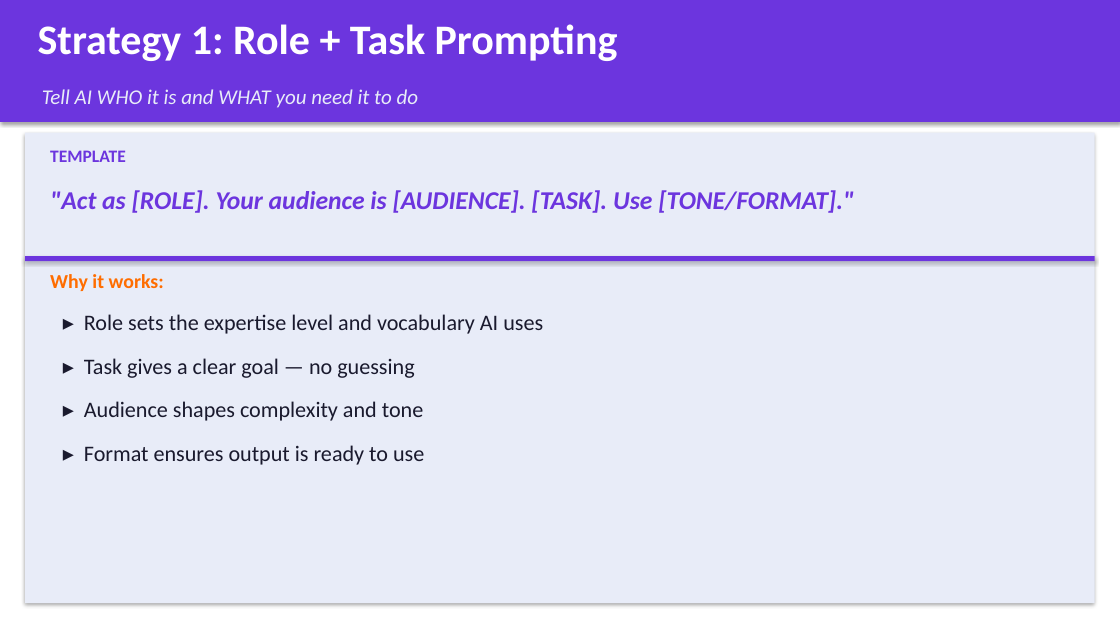
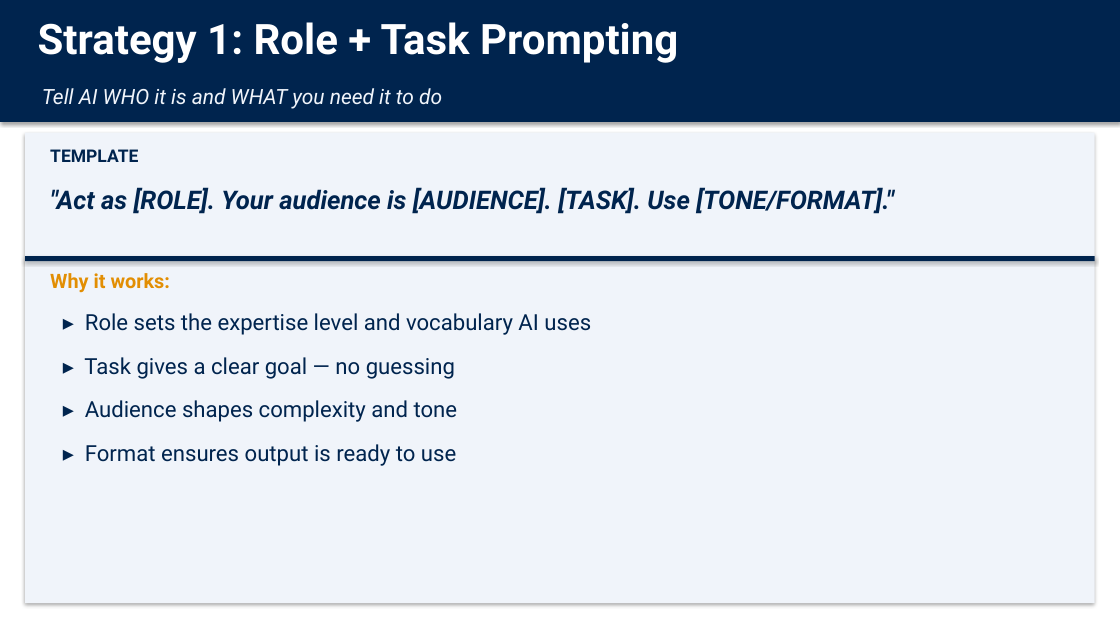
Before and after one commit to pegleg31/powerpoints, a slide deck: slide 17 of AI_Workshop_Presentation.pptx. Drawn at 1120x630 pixels with LibreOffice and Linux fonts; fonts in the diff are those of the drawing. Boxes give left, top, right and bottom in pixels: in the first picture for what was removed or moved away, otherwise in the second. Text is boxed around its words. In the diff, an @@ line names an element or a change of style, - is before the commit and + after.

```diff
--- a/AI_Workshop_Presentation.pptx
+++ b/AI_Workshop_Presentation.pptx
@@ rectangle at [0, 0, 1120, 122]: fill #6C35DE to #00244E @@
@@ text "Strategy 1: Role + Task ..." at [38, 22, 678, 63]: font Calibri to Roboto @@
@@ text "Tell AI WHO it is ..." at [42, 88, 442, 109]: font Calibri to Roboto, text colour #E8ECF8 to #F0F4FA @@
@@ rectangle at [25, 133, 1095, 603]: fill #E8ECF8 to #F0F4FA @@
@@ text "TEMPLATE" at [50, 149, 138, 162]: font Calibri to Roboto, text colour #6C35DE to #00244E @@
@@ text ""Act as [ROLE]. Your audience ..." at [50, 187, 894, 214]: font Calibri to Roboto, text colour #6C35DE to #00244E @@
@@ rectangle at [25, 256, 1095, 261]: fill #6C35DE to #00244E @@
@@ text "Why it works:" at [50, 273, 171, 293]: font Calibri to Roboto, text colour #FF6D00 to #E28E03 @@
@@ font Calibri to Roboto, text colour #1A1A2E to #00244E in 4 elements at [85, 313, 591, 335], [84, 357, 455, 379], [85, 400, 458, 422], [85, 444, 456, 466] @@
```
Also in this commit, not shown: 43 other slides changed, 1 other file.
